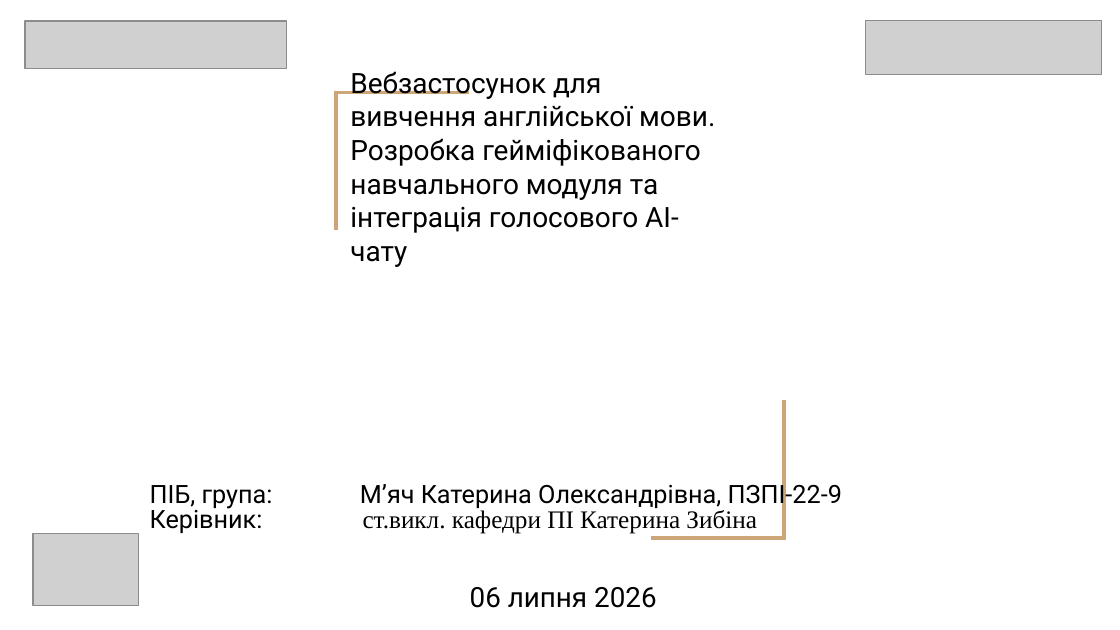
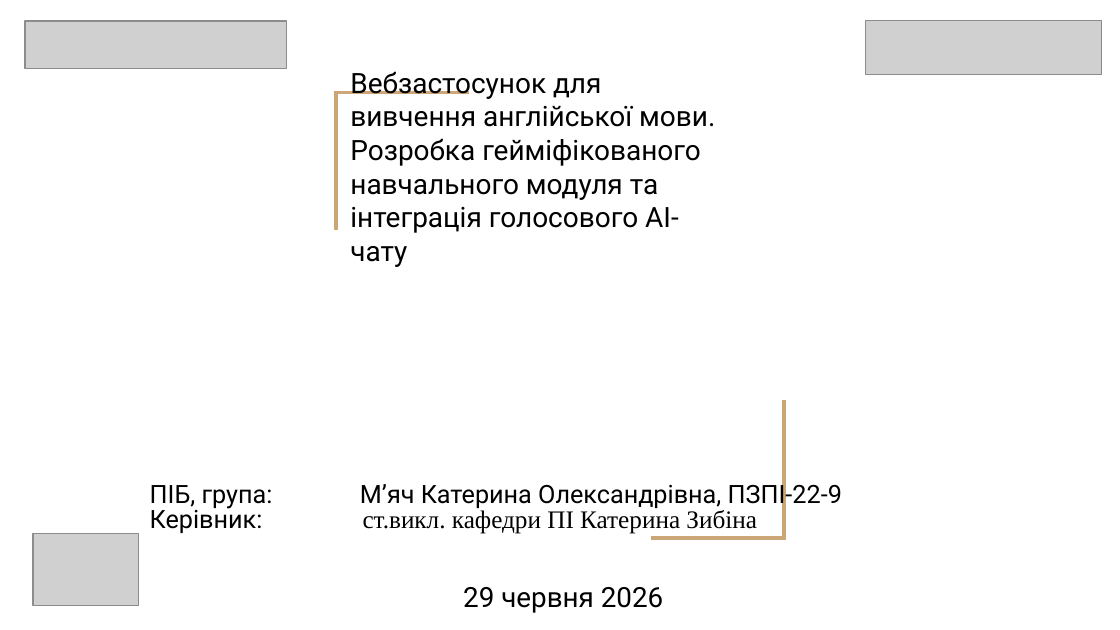
Before and after one commit to NureMiachKateryna/2026_B_PI_PZPI-22-9_Miach_K_O, a slide deck: slide 1 of 2026_Б_ПІ_ПЗПІ-22-9_М'яч_К_О.pptx. Drawn at 1120x630 pixels with LibreOffice and Linux fonts; fonts in the diff are those of the drawing; grey boxes stand for pictures. Boxes give left, top, right and bottom in pixels: in the first picture for what was removed or moved away, otherwise in the second. Text is boxed around its words. In the diff, an @@ line names an element or a change of style, - is before the commit and + after.

```diff
--- a/2026_Б_ПІ_ПЗПІ-22-9_М'яч_К_О.pptx
+++ b/2026_Б_ПІ_ПЗПІ-22-9_М'яч_К_О.pptx
@@ subtitle at [463,587,663,613]: text changed @@
-06 липня 2026
+29 червня 2026
```
Also in this commit, not shown: 1 other slide changed, 4 slides added, 3 slides removed.
